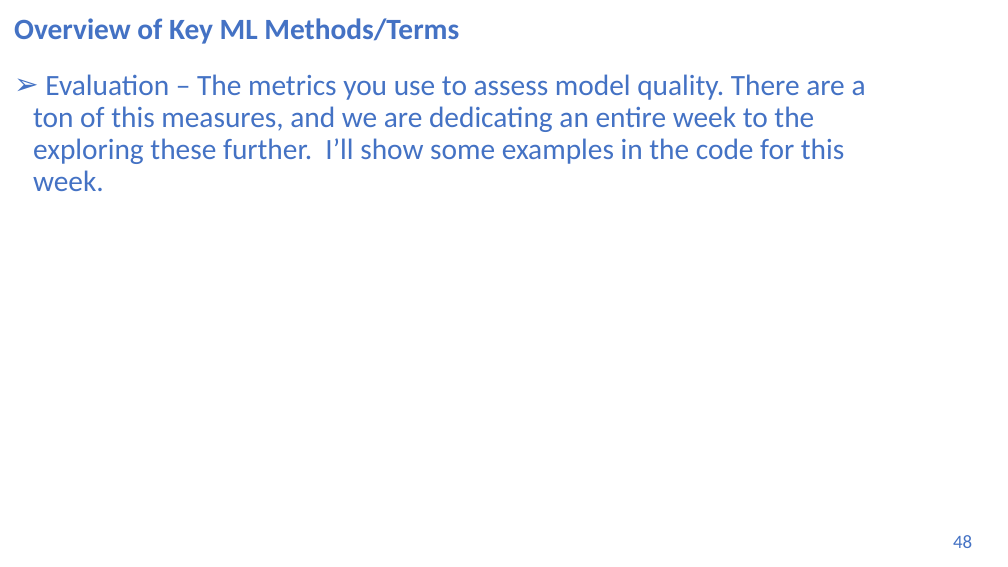
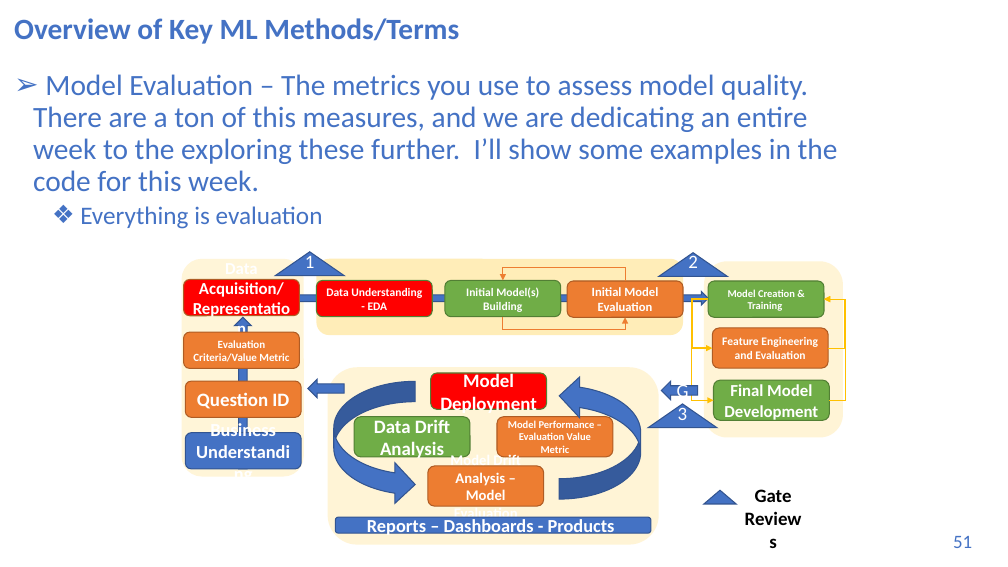
Before and after one commit to stefregalia/DS-3021, a slide deck: slide 51 of 05_ML_Concepts_II_Data_Prep/machine_learning_bootcamp.pptx (slide 48 before the commit). Drawn at 1008x567 pixels with LibreOffice and Linux fonts; fonts in the diff are those of the drawing. Boxes give left, top, right and bottom in pixels: in the first picture for what was removed or moved away, otherwise in the second. Text is boxed around its words. In the diff, an @@ line names an element or a change of style, - is before the commit and + after.

```diff
--- a/05_ML_Concepts_II_Data_Prep/machine_learning_bootcamp.pptx
+++ b/05_ML_Concepts_II_Data_Prep/machine_learning_bootcamp.pptx
@@ text at box(33, 74, 838, 229): text changed @@
-➢ Evaluation – The metrics you use to assess model quality. There are a ton of this measures, and we are dedicating an entire week to the exploring these further. I’ll show some examples in the code for this week.
+➢ Model Evaluation – The metrics you use to assess model quality. There are a ton of this measures, and we are dedicating an entire week to the exploring these further. I’ll show some examples in the code for this week.
+  ❖ Everything is evaluation
@@ group added at box(181, 252, 846, 545): 19 rounded rectangles, 6 elbow arrows, 4 right arrows, 4 triangles, 2 curved right arrows, 1 text @@
+Question ID
+Business Understanding
+Data Acquisition/ Representation
+Initial Model
+Evaluation
+Data Understanding - EDA
+Initial Model(s) Building
+Evaluation Criteria/Value Metric
+Model Creation & Training
+Feature Engineering and Evaluation
+Final Model Development
+Model Deployment
+Data Drift Analysis
+Model Performance – Evaluation Value Metric
+Model Drift Analysis – Model Evaluation
+Reports – Dashboards - Products
+G1
+G2
+G3
+Gate Reviews
@@ page number at box(953, 536, 972, 548): text changed @@
-48
+51
```
Also in this commit, not shown: 2 other slides changed, 2 slides added, 50 other files.
